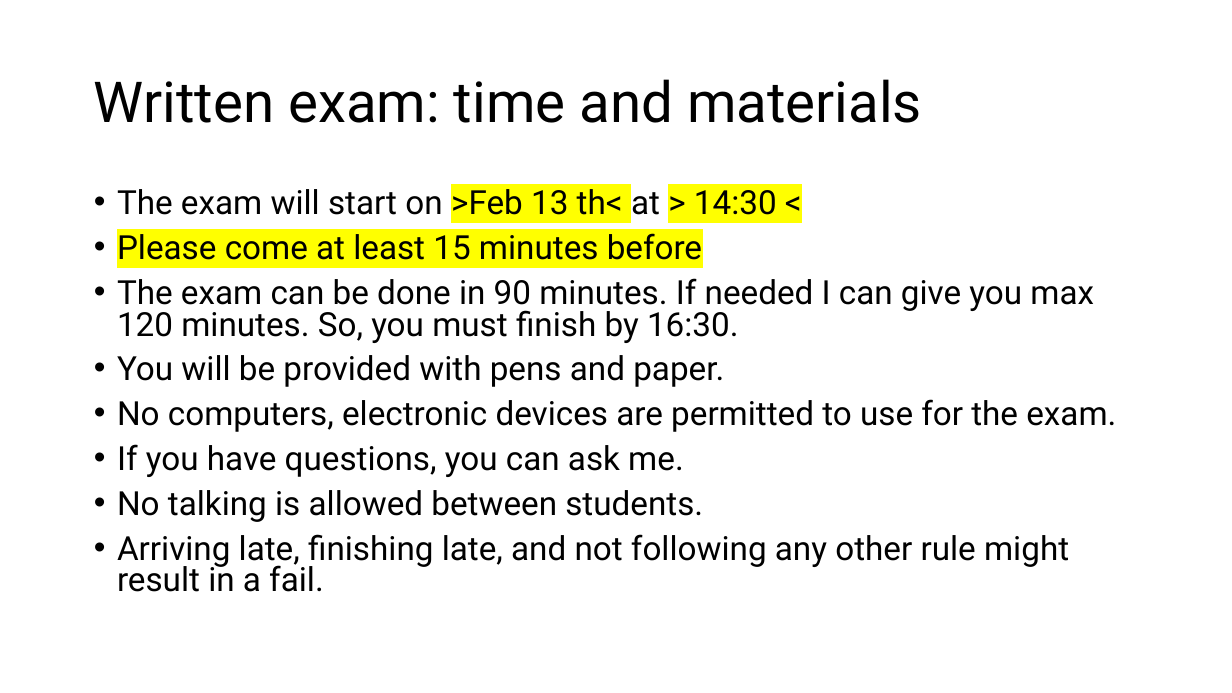
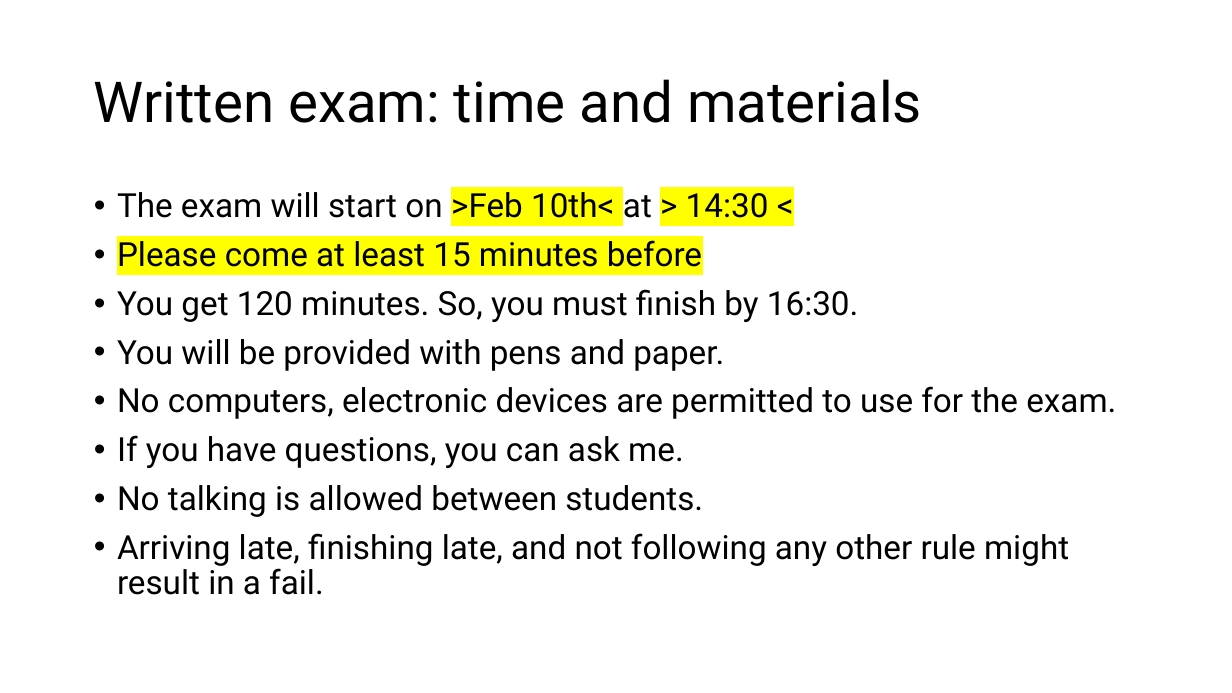
Before and after one commit to EvanEames/IPFH2526, a slide deck: slide 7 of week10/ITP4Hexamguidelines.pptx. Drawn at 1232x693 pixels with LibreOffice and Linux fonts; fonts in the diff are those of the drawing. Boxes give left, top, right and bottom in pixels: in the first picture for what was removed or moved away, otherwise in the second. Text is boxed around its words. In the diff, an @@ line names an element or a change of style, - is before the commit and + after.

```diff
--- a/week10/ITP4Hexamguidelines.pptx
+++ b/week10/ITP4Hexamguidelines.pptx
@@ text at box(117, 192, 769, 218): text changed @@
-• The exam will start on >Feb 13 th< at > 14:30 <
+• The exam will start on >Feb 10th< at > 14:30 <
@@ text at box(117, 240, 1116, 595): line spacing 0.8 to 0.9 @@
@@ text at box(117, 289, 859, 322): text changed @@
-• The exam can be done in 90 minutes. If needed I can give you max 120 minutes. So, you must finish by 16:30.
+• You get 120 minutes. So, you must finish by 16:30.
```
Also in this commit, not shown: 1 other slide changed, 3 other files.
